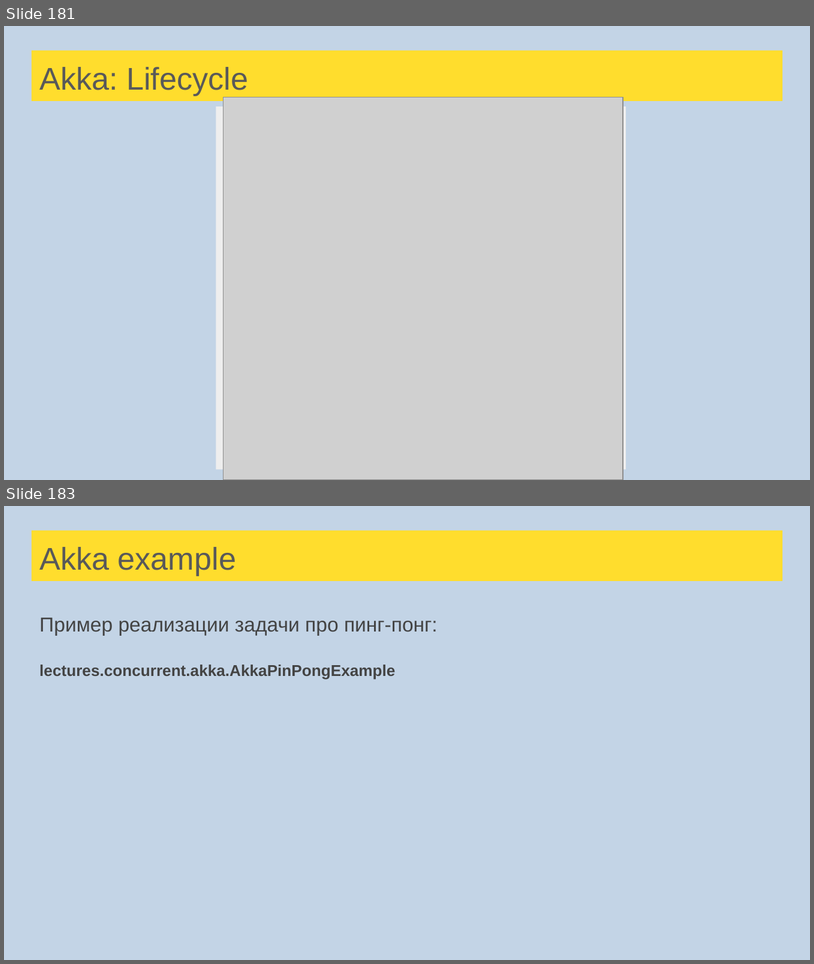
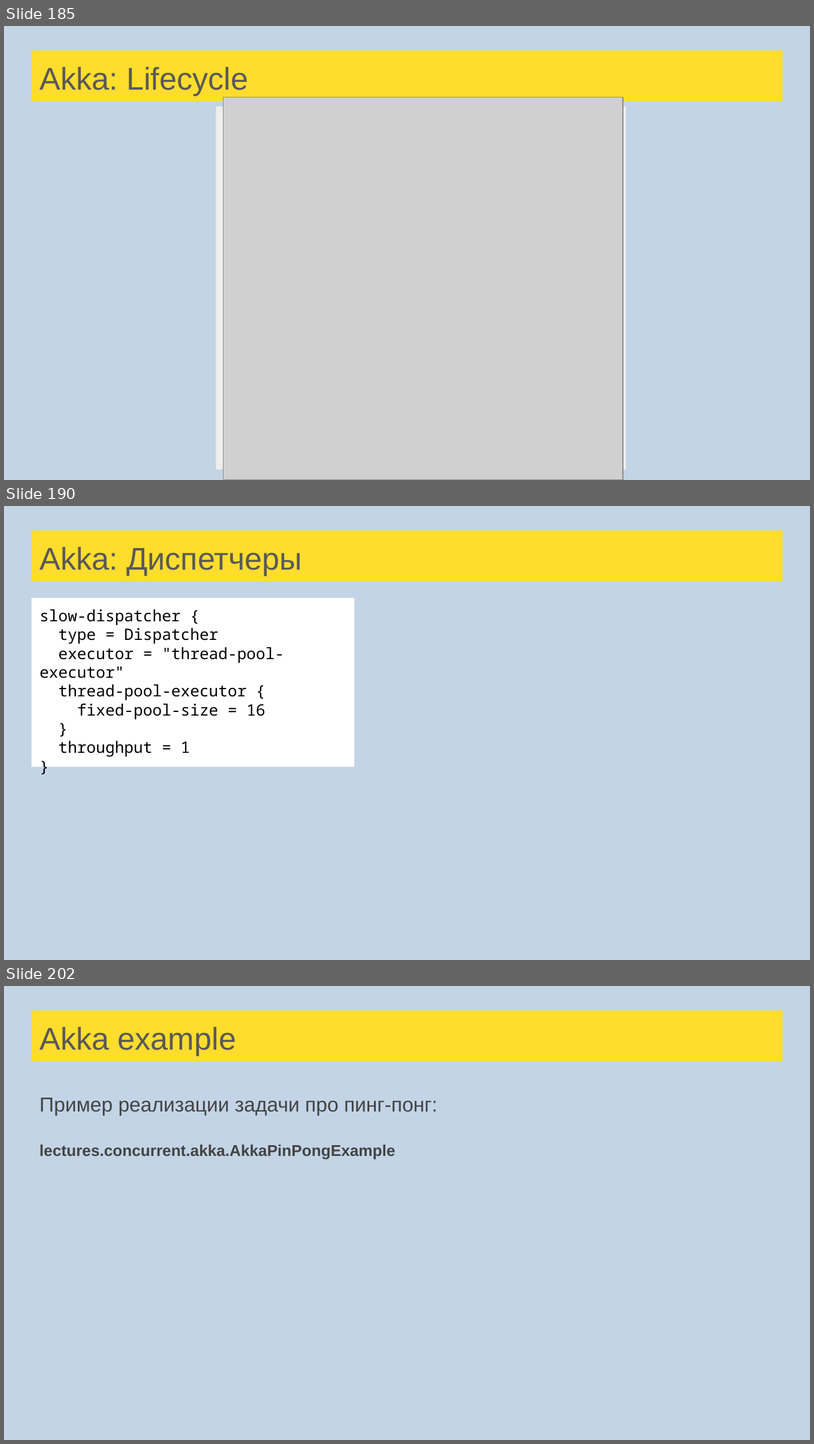
Before and after one commit to sergeypopov83/Scala-complete-course, a slide deck: src/main/resources/lectures/Лекции Scala для ФинТехКафедры.pptx. Shown one above the other, each under a label of ours: slides 181 and 183 before the commit, slides 185, 190 and 202 after it; the slides between them are not shown. The pictures are 814x964 and 814x1444 pixels, drawn with LibreOffice and Linux fonts; fonts in the diff are those of the drawing; grey boxes stand for pictures. Boxes give left, top, right and bottom in pixels: in the first picture for what was removed or moved away, otherwise in the second. Text is boxed around its words. In the diff, an @@ line names an element or a change of style, - is before the commit and + after.

```diff
--- a/src/main/resources/lectures/Лекции Scala для ФинТехКафедры.pptx
+++ b/src/main/resources/lectures/Лекции Scala для ФинТехКафедры.pptx
@@ slide 190 added at <box>4,506,810,960</box>, background #C3D4E6 @@
@@ title added at <box>32,530,783,581</box>, fill #FFDD2D, 28 pt, text #595959 @@
+Akka: Диспетчеры
@@ rectangle added at <box>32,598,355,767</box>, fill #FFFFFF, 14 pt, text #000000 @@
+slow-dispatcher {
+type = Dispatcher
+executor = "thread-pool-executor"
+thread-pool-executor {
+fixed-pool-size = 16
+}
+throughput = 1
+}
@@ what was slide 181 is now slide 185 @@
@@ what was slide 183 is now slide 202 @@
```
Also in this commit, not shown: 146 slides changed, 62 other slides added, 2 slides removed, 1 other file.
